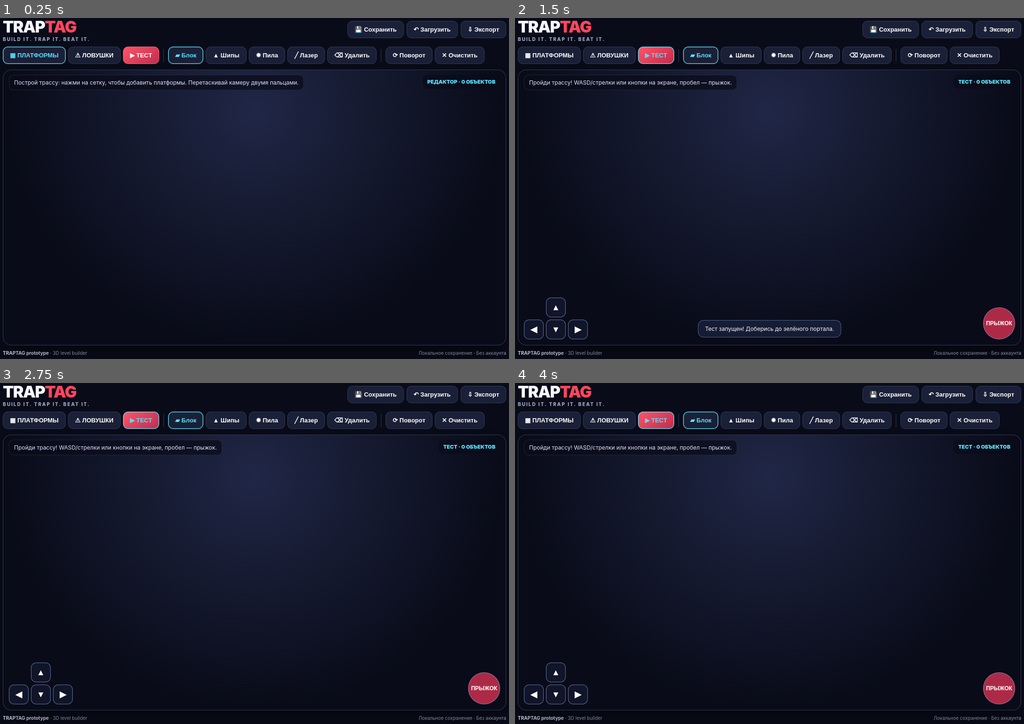
Above: before the commit, frames 1-4 (two rows, left to right).
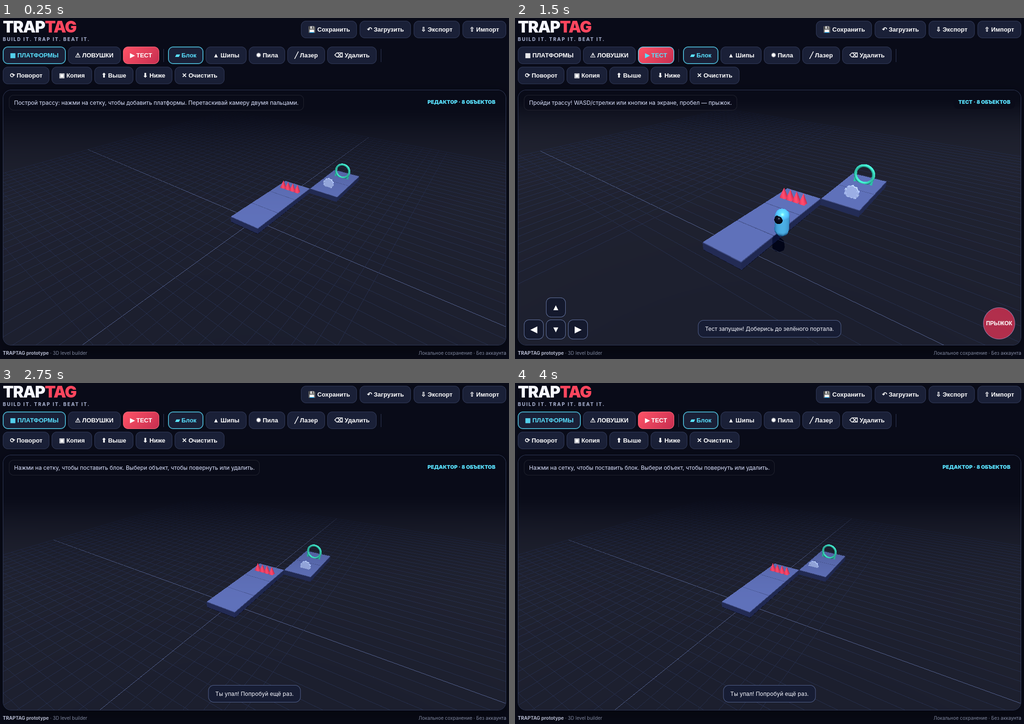
Above: after the commit, the same moments.

Repository: uchihabaha05-del/balls-and-balls-game.
Game: browser game, page index.html
Two runs of this game, one before a commit and one after it. Both use one fixed random seed, a clock stepped at 60 frames per second and the inputs below.
Inputs (mouse positions are in pixels of both pictures, inside the frame that each line leads up to):
- Up to frame 1 (0.25 s): no input
- Up to frame 2 (1.5 s): click "▶ ТЕСТ" at 0.27 s; hold Right from 1.03 s (still down); tap Space at 1.1 s
- Up to frame 3 (2.75 s): release Right at 1.53 s; hold Down 1.58-1.85 s; tap Space at 1.6, 2.1, 2.6 s; hold Left 1.9-2.47 s; click (152, 440) at 2.02 s, where only the run after the commit has a clickable "⬇ Ниже"; hold Up from 2.52 s (still down)
- Up to frame 4 (4 s): release Up at 2.82 s; hold Right 2.87-3.53 s; tap Space at 3.1, 3.6 s; hold Up 3.58-3.82 s; hold Left from 3.87 s (still down)

The runs differ from the first frame. In frame 1, 15% of the frame differs, in the area x 0-100%, y 0-96%; in frame 2, 16%; in frame 3, 20%; in frame 4, 20%.
Error before the commit: TypeError: Cannot set properties of null (setting 'onclick')
Error after the commit: TypeError: Cannot read properties of null (reading 'position')

Commit message:
Add TRAPTAG duplicate, elevation and level import controls

Diff:
--- a/index.html
+++ b/index.html
@@ -26,11 +26,11 @@
 <script type="importmap">{"imports":{"three":"https://cdn.jsdelivr.net/npm/three@0.160.0/build/three.module.js","three/addons/":"https://cdn.jsdelivr.net/npm/three@0.160.0/examples/jsm/"}}</script>
 </head>
 <body><main id="app">
-<header><div><div class="brand">TRAP<span>TAG</span></div><d …(158 unchanged characters)… ><button id="export">⇩ Экспорт</button></div></header>
+<header><div><div class="brand">TRAP<span>TAG</span></div><d …(158 unchanged characters)… ><button id="export">⇩ Экспорт</button><button id="import">⇧ Импорт</button><input id="import-file" type="file" accept="application/json,.json" hidden></div></header>
 <nav id="toolbar">
 <div class="group"><button id="buildMode" class="active">▦ ПЛАТФОРМЫ</button><button id="trapMode">⚠ ЛОВУШКИ</button><button id="testMode" class="primary">▶ ТЕСТ</button></div><div class="sep"></div>
 <div class="group" id="palette"><button data-tool="platform" class="active">▰ Блок</button><button data-tool="spikes">▲ Шипы</button><button data-tool="saw">✹ Пила</button><button data-tool="laser">╱ Лазер</button><button data-tool="erase">⌫ Удалить</button></div><div class="sep"></div>
-<div class="group"><button id="rotate">⟳ Поворот</button><button id="clear">✕ Очистить</button></div>
+<div class="group"><button id="rotate">⟳ Поворот</button><button id="duplicate">▣ Копия</button><button id="raise">⬆ Выше</button><button id="lower">⬇ Ниже</button><button id="clear">✕ Очистить</button></div>
 </nav>
 <section id="viewport"><canvas id="game"></canvas><div id="hint">Построй трассу: нажми на сетку, чтобы добавить платформы. Перетаскивай камеру двумя пальцами.</div><div id="status">РЕДАКТОР · 0 ОБЪЕКТОВ</div><div id="toast"></div>
 <div id="play-controls"><div class="pad"><button class="up" data-key="forward">▲</button><button class="left" data-key="left">◀</button><button class="down" data-key="back">▼</button><button class="right" data-key="right">▶</button></div><button class="jump" data-key="jump">ПРЫЖОК</button></div>
